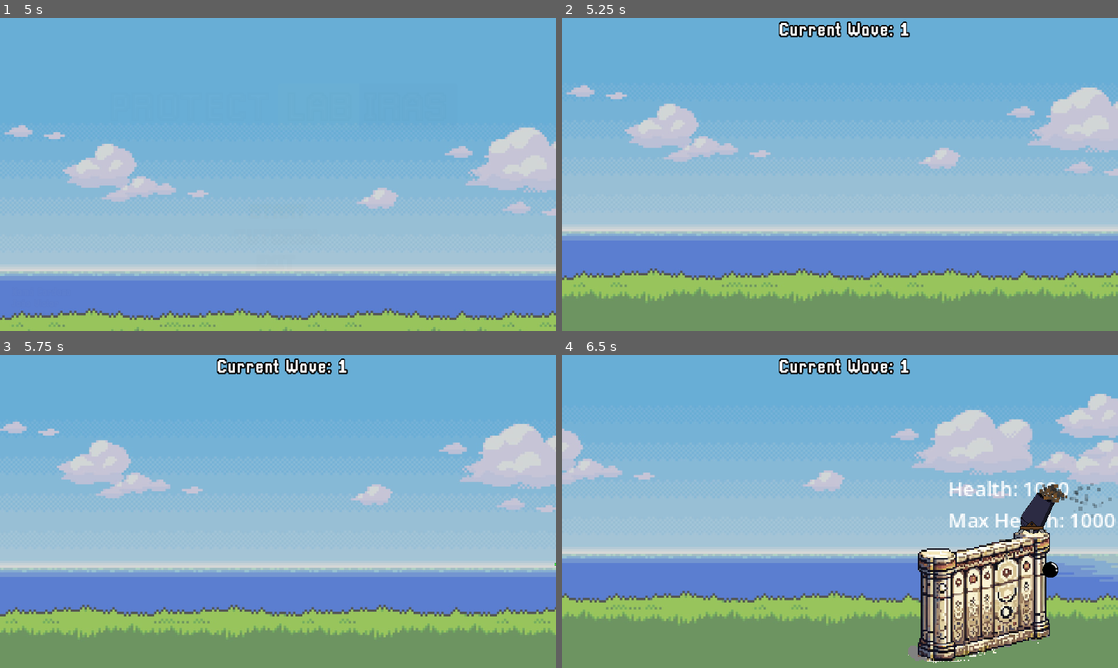
Above: before the commit, frames 1-4 (two rows, left to right).
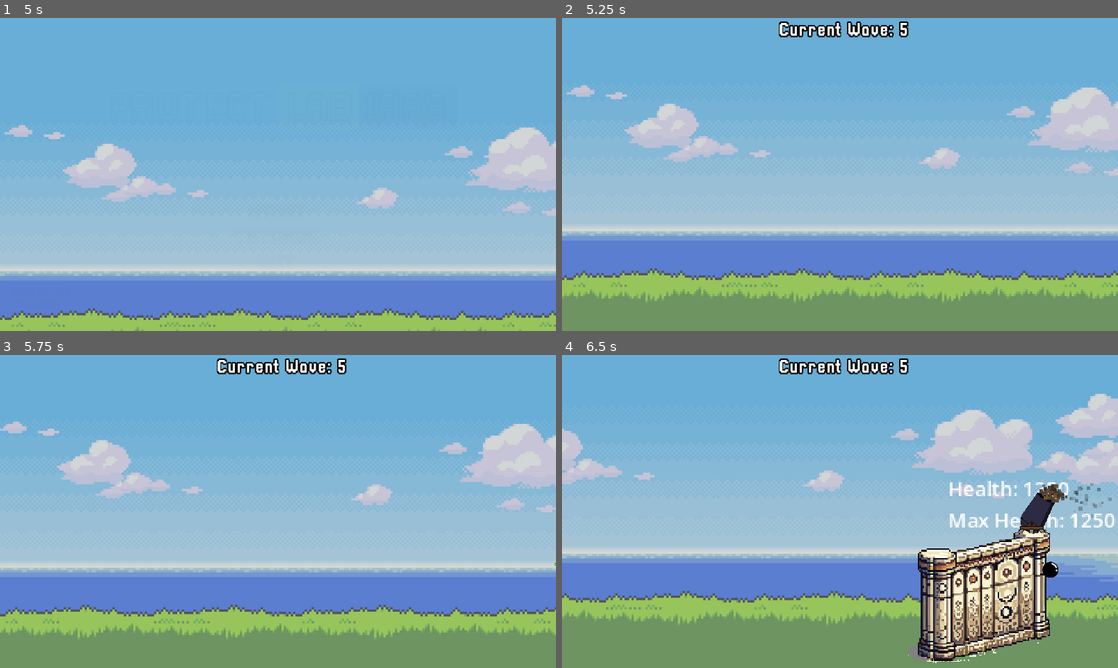
Above: after the commit, the same moments.

Repository: GabrFelps/Protect-LABIRAS
Game: Godot game, scene res://scenes/menu.tscn
Two runs of this game, one before a commit and one after it. Both use one fixed random seed, a clock stepped at 60 frames per second and the inputs below.
Inputs (mouse positions are in pixels of both pictures, inside the frame that each line leads up to):
- Up to frame 1 (5 s): move the mouse to (400, 158) at 0.52 s; click (400, 158) at 0.67 s; move the mouse to (166, 190) at 1.27 s; click (166, 190) at 1.42 s; move the mouse to (333, 105) at 2.02 s; click (333, 105) at 2.17 s; move the mouse to (250, 237) at 2.77 s; click (250, 237) at 2.92 s; click "START" at 3.5 s; click "START" at 4.25 s
- Up to frame 2 (5.25 s): move the mouse to (1006, 221) at 5.02 s; click (1006, 221) at 5.17 s
- Up to frame 3 (5.75 s): no input
- Up to frame 4 (6.5 s): move the mouse to (673, 464) at 5.77 s; click (673, 464) at 5.92 s

Frame 1 is identical in both runs. In frame 2, less than 0.1% of the frame differs, in the area x 60-63%, y 1-7%; in frame 3, less than 0.1%; in frame 4, 0.2%, in the area x 60-98%, y 1-56%.

Commit message:
feat: adicionado a seguinte dependência nos demais inimigos: deathParticle

Diff:
--- a/game/scenes/enemies/agiota.tscn
+++ b/game/scenes/enemies/agiota.tscn
@@ -1,6 +1,7 @@
-[gd_scene load_steps=3 format=3 uid="uid://p146lm18vr6t"]
+[gd_scene load_steps=4 format=3 uid="uid://p146lm18vr6t"]
 
 [ext_resource type="Script" path="res://scripts/enemy.gd" id="1_l7l3k"]
+[ext_resource type="PackedScene" uid="uid://cd53iuowivrno" path="res://scenes/death_particle.tscn" id="2_mbe1m"]
 
 [sub_resource type="CapsuleShape2D" id="CapsuleShape2D_0mweq"]
 radius = 2.48514
@@ -11,6 +12,7 @@
 collision_mask = 0
 motion_mode = 1
 script = ExtResource("1_l7l3k")
+deathParticle = ExtResource("2_mbe1m")
 my_key = "agiota"
 
 [node name="ColorRect" type="ColorRect" parent="."]
--- a/game/scenes/enemies/amostradinho.tscn
+++ b/game/scenes/enemies/amostradinho.tscn
@@ -1,6 +1,7 @@
-[gd_scene load_steps=3 format=3 uid="uid://brmmcsijpjegk"]
+[gd_scene load_steps=4 format=3 uid="uid://brmmcsijpjegk"]
 
 [ext_resource type="Script" path="res://scripts/enemy.gd" id="1_3seoq"]
+[ext_resource type="PackedScene" uid="uid://cd53iuowivrno" path="res://scenes/death_particle.tscn" id="2_l2qie"]
 
 [sub_resource type="CapsuleShape2D" id="CapsuleShape2D_0mweq"]
 radius = 2.48514
@@ -11,6 +12,7 @@
 collision_mask = 0
 motion_mode = 1
 script = ExtResource("1_3seoq")
+deathParticle = ExtResource("2_l2qie")
 my_key = "amostradinho"
 
 [node name="ColorRect" type="ColorRect" parent="."]
--- a/game/scenes/enemies/café.tscn
+++ b/game/scenes/enemies/café.tscn
@@ -1,6 +1,7 @@
-[gd_scene load_steps=6 format=3 uid="uid://3goxf43o3vq1"]
+[gd_scene load_steps=7 format=3 uid="uid://3goxf43o3vq1"]
 
 [ext_resource type="Script" path="res://scripts/enemy.gd" id="1_1omfd"]
+[ext_resource type="PackedScene" uid="uid://cd53iuowivrno" path="res://scenes/death_particle.tscn" id="2_38yxn"]
 [ext_resource type="SpriteFrames" uid="uid://ew2u83itp2qd" path="res://animations/cafe.tres" id="2_unns6"]
 [ext_resource type="PackedScene" uid="uid://bgd63dkfb34m0" path="res://scenes/enemy_hitbox.tscn" id="3_ppo4d"]
 
@@ -17,6 +18,7 @@
 collision_mask = 0
 motion_mode = 1
 script = ExtResource("1_1omfd")
+deathParticle = ExtResource("2_38yxn")
 my_key = "café"
 
 [node name="Sprite" type="AnimatedSprite2D" parent="."]
--- a/game/scenes/enemies/carteira.tscn
+++ b/game/scenes/enemies/carteira.tscn
@@ -1,6 +1,7 @@
-[gd_scene load_steps=3 format=3 uid="uid://brloq216b8fra"]
+[gd_scene load_steps=4 format=3 uid="uid://brloq216b8fra"]
 
 [ext_resource type="Script" path="res://scripts/enemy.gd" id="1_51s53"]
+[ext_resource type="PackedScene" uid="uid://cd53iuowivrno" path="res://scenes/death_particle.tscn" id="2_fdy04"]
 
 [sub_resource type="CapsuleShape2D" id="CapsuleShape2D_0mweq"]
 radius = 2.48514
@@ -11,6 +12,7 @@
 collision_mask = 0
 motion_mode = 1
 script = ExtResource("1_51s53")
+deathParticle = ExtResource("2_fdy04")
 my_key = "carteira"
 
 [node name="ColorRect" type="ColorRect" parent="."]
--- a/game/scenes/enemies/corrupto.tscn
+++ b/game/scenes/enemies/corrupto.tscn
@@ -1,6 +1,7 @@
-[gd_scene load_steps=3 format=3 uid="uid://bk11gw05p2oek"]
+[gd_scene load_steps=4 format=3 uid="uid://bk11gw05p2oek"]
 
 [ext_resource type="Script" path="res://scripts/enemy.gd" id="1_ilq8d"]
+[ext_resource type="PackedScene" uid="uid://cd53iuowivrno" path="res://scenes/death_particle.tscn" id="2_tdr6l"]
 
 [sub_resource type="CapsuleShape2D" id="CapsuleShape2D_0mweq"]
 radius = 2.48514
@@ -11,6 +12,7 @@
 collision_mask = 0
 motion_mode = 1
 script = ExtResource("1_ilq8d")
+deathParticle = ExtResource("2_tdr6l")
 my_key = "corrupto"
 
 [node name="ColorRect" type="ColorRect" parent="."]
--- a/game/scenes/enemies/covid20.tscn
+++ b/game/scenes/enemies/covid20.tscn
@@ -1,6 +1,7 @@
-[gd_scene load_steps=3 format=3 uid="uid://cgjth652j1i5"]
+[gd_scene load_steps=4 format=3 uid="uid://cgjth652j1i5"]
 
 [ext_resource type="Script" path="res://scripts/enemy.gd" id="1_5djt2"]
+[ext_resource type="PackedScene" uid="uid://cd53iuowivrno" path="res://scenes/death_particle.tscn" id="2_bykrk"]
 
 [sub_resource type="CapsuleShape2D" id="CapsuleShape2D_0mweq"]
 radius = 2.48514
@@ -11,6 +12,7 @@
 collision_mask = 0
 motion_mode = 1
 script = ExtResource("1_5djt2")
+deathParticle = ExtResource("2_bykrk")
 my_key = "covid20"
 
 [node name="ColorRect" type="ColorRect" parent="."]
--- a/game/scenes/enemies/formiga.tscn
+++ b/game/scenes/enemies/formiga.tscn
@@ -1,7 +1,8 @@
-[gd_scene load_steps=6 format=3 uid="uid://1dkpumdu7hcp"]
+[gd_scene load_steps=7 format=3 uid="uid://1dkpumdu7hcp"]
 
 [ext_resource type="Script" path="res://scripts/enemy.gd" id="1_ahk77"]
 [ext_resource type="SpriteFrames" uid="uid://stj2a2ecjpr7" path="res://animations/formiga.tres" id="2_r48pq"]
+[ext_resource type="PackedScene" uid="uid://cd53iuowivrno" path="res://scenes/death_particle.tscn" id="2_y1kuo"]
 [ext_resource type="PackedScene" uid="uid://bgd63dkfb34m0" path="res://scenes/enemy_hitbox.tscn" id="3_y61md"]
 
 [sub_resource type="CapsuleShape2D" id="CapsuleShape2D_0mweq"]
@@ -17,6 +18,7 @@
 collision_mask = 0
 motion_mode = 1
 script = ExtResource("1_ahk77")
+deathParticle = ExtResource("2_y1kuo")
 my_key = "formiga"
 
 [node name="Sprite" type="AnimatedSprite2D" parent="."]
--- a/game/scenes/enemies/homemdascavernas.tscn
+++ b/game/scenes/enemies/homemdascavernas.tscn
@@ -1,6 +1,7 @@
-[gd_scene load_steps=3 format=3 uid="uid://rhn7clnh8i4f"]
+[gd_scene load_steps=4 format=3 uid="uid://rhn7clnh8i4f"]
 
 [ext_resource type="Script" path="res://scripts/enemy.gd" id="1_b4ro6"]
+[ext_resource type="PackedScene" uid="uid://cd53iuowivrno" path="res://scenes/death_particle.tscn" id="2_8ir0b"]
 
 [sub_resource type="CapsuleShape2D" id="CapsuleShape2D_0mweq"]
 radius = 2.48514
@@ -11,6 +12,7 @@
 collision_mask = 0
 motion_mode = 1
 script = ExtResource("1_b4ro6")
+deathParticle = ExtResource("2_8ir0b")
 my_key = "homemdascavernas"
 
 [node name="ColorRect" type="ColorRect" parent="."]
--- a/game/scenes/enemies/porco.tscn
+++ b/game/scenes/enemies/porco.tscn
@@ -27,6 +27,7 @@
 scale = Vector2(2, 2)
 sprite_frames = ExtResource("3_8vhu3")
 autoplay = "default"
+frame_progress = 0.438386
 
 [node name="Hitbox" parent="." instance=ExtResource("5_acla6")]
 
--- a/game/scenes/enemies/preguica.tscn
+++ b/game/scenes/enemies/preguica.tscn
@@ -1,6 +1,7 @@
-[gd_scene load_steps=6 format=3 uid="uid://531jr2bqc4ln"]
+[gd_scene load_steps=7 format=3 uid="uid://531jr2bqc4ln"]
 
 [ext_resource type="Script" path="res://scripts/enemy.gd" id="1_vl76v"]
+[ext_resource type="PackedScene" uid="uid://cd53iuowivrno" path="res://scenes/death_particle.tscn" id="2_i1lbx"]
 [ext_resource type="SpriteFrames" uid="uid://cxhykn42m8x68" path="res://animations/preguica.tres" id="2_p22va"]
 [ext_resource type="PackedScene" uid="uid://bgd63dkfb34m0" path="res://scenes/enemy_hitbox.tscn" id="3_opqbb"]
 
@@ -14,6 +15,7 @@
 collision_mask = 0
 motion_mode = 1
 script = ExtResource("1_vl76v")
+deathParticle = ExtResource("2_i1lbx")
 my_key = "preguica"
 
 [node name="Sprite" type="AnimatedSprite2D" parent="."]
@@ -21,6 +23,7 @@
 scale = Vector2(2, 2)
 sprite_frames = ExtResource("2_p22va")
 autoplay = "default"
+frame_progress = 0.718197
 
 [node name="Hurtbox" type="Area2D" parent="."]
 collision_layer = 2
--- a/game/scenes/enemies/prostiranha.tscn
+++ b/game/scenes/enemies/prostiranha.tscn
@@ -1,6 +1,7 @@
-[gd_scene load_steps=6 format=3 uid="uid://de6yh7h4tco7p"]
+[gd_scene load_steps=7 format=3 uid="uid://de6yh7h4tco7p"]
 
 [ext_resource type="Script" path="res://scripts/enemy.gd" id="1_clp5h"]
+[ext_resource type="PackedScene" uid="uid://cd53iuowivrno" path="res://scenes/death_particle.tscn" id="2_5urdq"]
 [ext_resource type="SpriteFrames" uid="uid://byillgm1vpgu0" path="res://animations/prostiranha.tres" id="2_w3h2f"]
 [ext_resource type="PackedScene" uid="uid://bgd63dkfb34m0" path="res://scenes/enemy_hitbox.tscn" id="3_5tfpu"]
 
@@ -17,6 +18,7 @@
 collision_mask = 0
 motion_mode = 1
 script = ExtResource("1_clp5h")
+deathParticle = ExtResource("2_5urdq")
 my_key = "prostiranha"
 
 [node name="Sprite" type="AnimatedSprite2D" parent="."]
--- a/game/scripts/singletons/Global.gd
+++ b/game/scripts/singletons/Global.gd
@@ -18,7 +18,7 @@
 # inimigos ja instanciados
 var enemies_already_instatiated = 0;
 
-var current_wave : int = 1;
+var current_wave : int = 5;
 var enemy_database : Dictionary = {};
 var base_number_enemies : int = 8;
 var max_enemy_per_wave : int;
